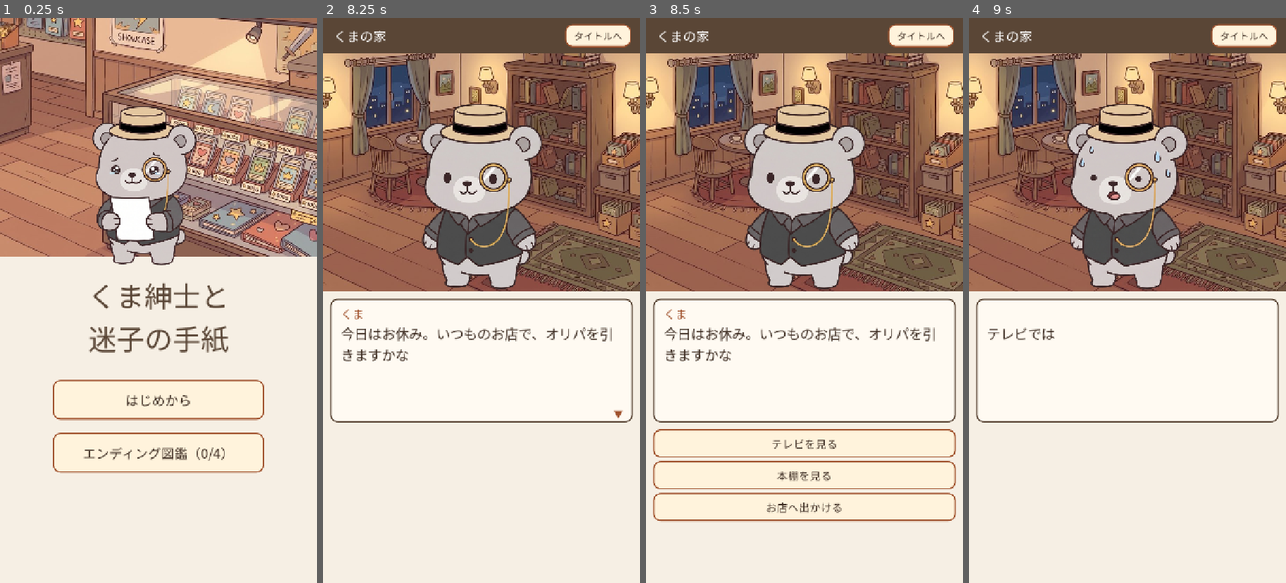
Above: before the commit, frames 1-4 (left to right).
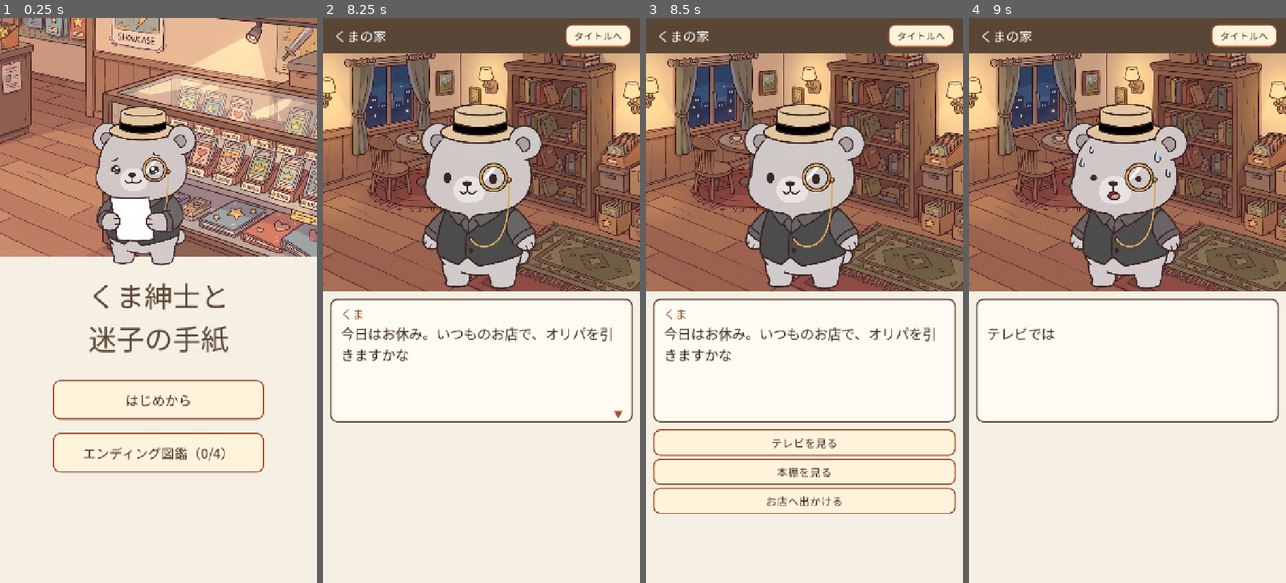
Above: after the commit, the same moments.

Repository: lalalalasuke-jpg/kuma-letter
Game: Godot game, scene res://scenes/main.tscn
Same seed, same stepped clock (60 frames per second), same inputs: the game is played once before the commit and once after it.
Inputs (mouse positions are in pixels of both pictures, inside the frame that each line leads up to):
- Up to frame 1 (0.25 s): no input
- Up to frame 2 (8.25 s): click "はじめから" at 0.5 s; click "タイトルへ" at 1.25 s; click "はじめから" at 2 s; click "タイトルへ" at 2.75 s; click "エンディング図鑑（0/4）" at 3.5 s; click "もどる" at 4.25 s; click "エンディング図鑑（0/4）" at 5 s; click "もどる" at 5.75 s; click "タイトルへ" at 6.5 s; click "はじめから" at 7.25 s; tap Enter (ui_accept) at 8 s; move the mouse to (481, 300) at 8.02 s; click (481, 300) at 8.17 s
- Up to frame 3 (8.5 s): tap Enter (ui_accept) at 8.27 s
- Up to frame 4 (9 s): click "テレビを見る" at 8.75 s

Frames 1-2 are identical in both runs. In frame 3, 3.4% of the frame differs, in the area x 2-98%, y 74-90%; in frame 4, nothing differs.

Commit message:
選択肢5つのとき下のボタンが見切れていたのを直す（高さ60・すき間6）＋はみ出し確認用 tools/shot_menu.gd
Co-Authored-By: Claude Opus 5.5 <noreply@anthropic.com>

Diff:
--- a/scenes/main.gd
+++ b/scenes/main.gd
@@ -242,7 +242,7 @@
 	choice_box.position = Vector2(16, BG_Y + BG_H + 312)
 	choice_box.size = Vector2(W - 32, 0)
 	choice_box.add_theme_constant_override("h_separation", 10)
-	choice_box.add_theme_constant_override("v_separation", 8)
+	choice_box.add_theme_constant_override("v_separation", 6)
 	add_child(choice_box)
 
 	overlay = Control.new()
@@ -315,7 +315,7 @@
 	var bw := (W - 32 - 10) / 2.0 if choice_box.columns == 2 else W - 32.0
 	for o in opts:
 		var b := button(o.text, 25)
-		b.custom_minimum_size = Vector2(bw, 64 if opts.size() <= 5 else 70)
+		b.custom_minimum_size = Vector2(bw, 60 if opts.size() <= 5 else 70)
 		if visited.has(o.to):  # もう見た選択肢は少しうすく
 			b.add_theme_color_override("font_color", Color("9a8a7c"))
 		b.pressed.connect(func(): choose(o.to))
--- /dev/null
+++ b/tools/shot_menu.gd
@@ -0,0 +1,26 @@
+extends SceneTree
+# 選択肢がいちばん多い画面（推理の5択・お店の8択）の写真を撮って、はみ出しを確かめる
+func _initialize() -> void:
+	var Main = load("res://scenes/main.gd")
+	Main.save_path = "user://shot_tmp.cfg"
+	var m = load("res://scenes/main.tscn").instantiate()
+	root.add_child(m)
+	await process_frame
+	m.clear_overlay()
+	m.text_panel.show()
+	for f in [["c_tanuki", 1], ["cloud", 1]]:
+		m.flags[f[0]] = f[1]
+	for s in ["deduce", "shop"]:
+		m.jump(s)
+		m.step()
+		while m.mode == "say":
+			m.finish_typing()
+			m.step()
+		for i in 8:
+			await process_frame
+		var bottom := 0.0
+		for b in m.choice_box.get_children():
+			bottom = max(bottom, b.get_global_rect().end.y)
+		print("%s: 選択肢 %d 個、いちばん下 %d（画面は1280）" % [s, m.choice_box.get_child_count(), bottom])
+		root.get_texture().get_image().save_png("res://build/shots/menu_%s.png" % s)
+	quit()
